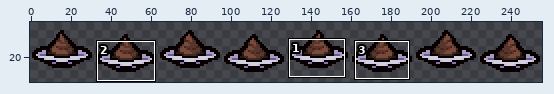
A sprite sheet gets an edit: resources/gfx/costumes/sheet_costume_luckySaucer.png. The picture above shows the old version from afar; the outline marks the close-up.
Close-up. The starting point:
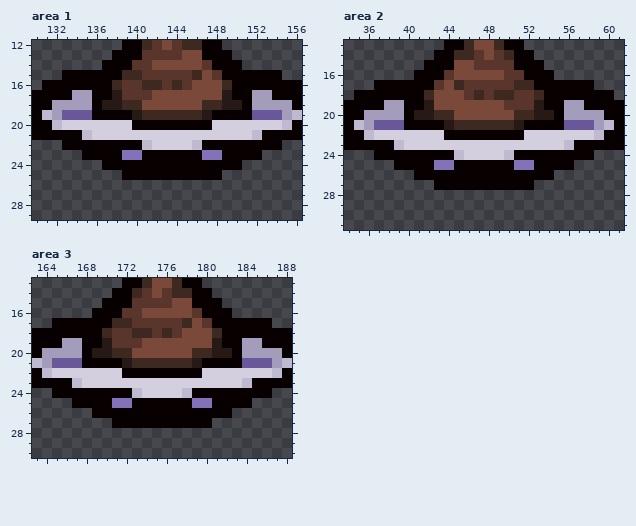
The file is 256x64 pixels. Colours within 5 levels of each other are drawn and written as one. Shown: area 1: x 130..156, y 12..29; area 2: x 34..61, y 13..31; area 3: x 163..188, y 13..30. The wide view leaves out empty margins. The commit also changed other parts of the picture, which this record leaves out.
The same view after the edit:
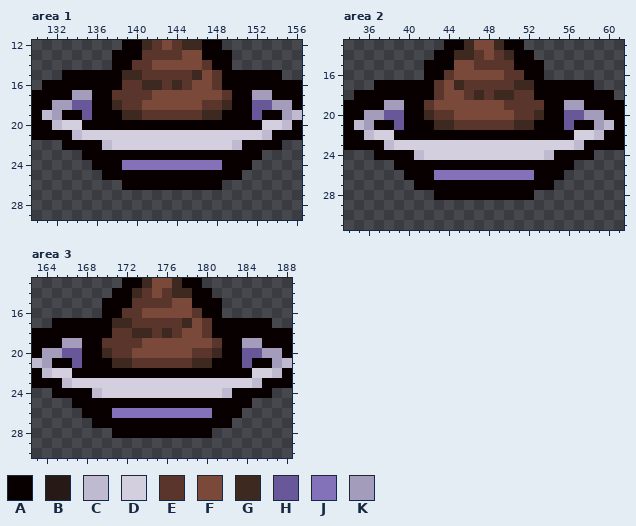
Palette (. is transparent): A #080000  B #271916  C #c0bad0  D #d3cfdf  E #59352c  F #7a4939  G #3e2920  H #685899  J #8371ba  K #a49cbb
From old to new:
Changed rows in their new state; - is an unchanged pixel.
Area 1:
first column x 133:
14 ----.------------.----
16 -----A---------EA-----
17 -----E----------E-----
18 -HH-AGEE------EEGA-HH-
19 AA----GGEEEEEEGG----AA
20 --AAAAA--------AAAAA--
21 -CD----------------DC-
22 ----CDDDD----DDDDC----
23 ------AA------AA------
24 ---A--JJJJJJJJJJ--A---
25 ----AA----------AA----
26 ------AAAAAAAAAA------
Area 2:
first column x 37:
16 ----.------------.----
18 -----AE---------A-----
19 -----E----------E-----
20 -HH-AGEE------EEGA-HH-
21 AA----GGEEEEEEGG----AA
22 --AAAAA--------AAAAA--
23 -CD----------------DC-
24 ----CDDDD----DDDDC----
25 ------AA------AA------
26 ---A--JJJJJJJJJJ--A---
27 ----AA----------AA----
28 ------AAAAAAAAAA------
Area 3:
first column x 165:
16 ----.------------.----
18 -----A---------EA-----
19 -----E----------E-----
20 -HH-AGEE------EEGA-HH-
21 AA----GGEEEEEEGG----AA
22 --AAAAA--------AAAAA--
23 -CD----------------DC-
24 ----CDDDD----DDDDC----
25 ------AA------AA------
26 ---A--JJJJJJJJJJ--A---
27 ----AA----------AA----
28 ------AAAAAAAAAA------
Pixel boxes of the changes (left, top, right, bottom) in both close-ups:
changed: (62, 60, 282, 190)
changed: (374, 70, 594, 200)
changed: (52, 308, 272, 438)
